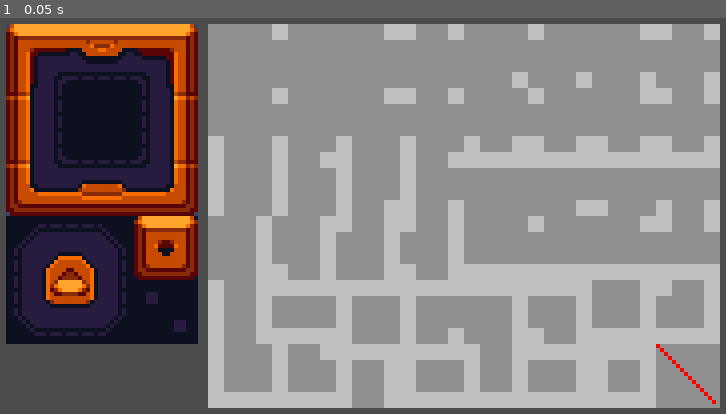
Above: before the commit, frame 1.
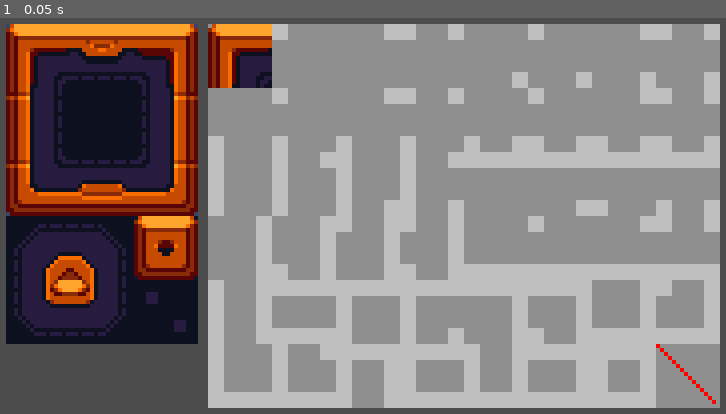
Above: after the commit, the same moment.

Repository: AndyGFX/AGFX_GD3_TilsetBuilder
Game: Godot game, scene res://Main_16x16.tscn
Same seed, same stepped clock (60 frames per second), same inputs: the game is played once before the commit and once after it.
Inputs:
- Up to frame 1 (0.05 s): no input

The runs differ from the first frame. In frame 1, 1.4% of the frame differs, in the area x 28-38%, y 1-18%.

Commit message:
Prepare crate and get tilset result function

Diff:
--- a/Scripts/TilesetBuild_MAIN.gd
+++ b/Scripts/TilesetBuild_MAIN.gd
@@ -5,8 +5,11 @@
 # Called when the node enters the scene tree for the first time.
 func _ready():
 	Builder.SetTileSize(16,16)
-	Builder.SetTexture(get_node("UserInput/SpriteInput").get_texture())
+	Builder.SetInputTexture(get_node("UserInput/SpriteInput").get_texture())
+	Builder.SetOutputTexture(get_node("UserInput/SpriteOutput").get_texture())
 	Builder.Prepare()
+	Builder.Build()
+	get_node("UserInput/SpriteOutput").texture = Builder.GetResult()
 
 	pass # Replace with function body.
 
--- a/Scripts/TilesetBuilder.gd
+++ b/Scripts/TilesetBuilder.gd
@@ -3,7 +3,7 @@
 var tile_width:int  = 16
 var tile_height:int = 16
 var tiles_input_image:Texture = null
-var tileset_output_image:ImageTexture = null
+var tileset_output_image:Texture = null
 var tileset_image : Image = null
 
 var tilset_3x3b = {
@@ -23,9 +23,13 @@
 #--------------------------------------------------------------------
 # SET Input TEXTURE
 #--------------------------------------------------------------------
-func SetTexture(img_in:Texture)->void:
+func SetInputTexture(img_in:Texture)->void:
 	self.tiles_input_image = img_in
 	self.tileset_image = Image.new()
+
+func SetOutputTexture(img_out:Texture)->void:
+	self.tileset_output_image = img_out
+
 
 #--------------------------------------------------------------------
 # Prepare data
@@ -33,11 +37,11 @@
 func Prepare() -> void:
 
 	# create output image
-	self.tileset_output_image = ImageTexture.new()
-	self.tileset_image.create(8*self.tile_width,6*self.tile_height,false,Image.FORMAT_RGBA8)
-
+	#self.tileset_output_image = ImageTexture.new()
+	#self.tileset_image.create(8*self.tile_width,6*self.tile_height,false,Image.FORMAT_RGBA8)
+	self.tileset_image = self.tileset_output_image.get_data()
 	# set output texture from image
-	self.tileset_output_image.create_from_image(self.tileset_image)
+	#self.tileset_output_image.create_from_image(self.tileset_image)
 
 #--------------------------------------------------------------------
 # Decode x or y position
@@ -67,3 +71,20 @@
 		"d" : return Vector2(sub_size.x*1,sub_size.y*1)
 
 	return Vector2(0,0)
+
+#--------------------------------------------------------------------
+# BUILD
+#--------------------------------------------------------------------
+func Build():
+
+	self.tileset_image.blit_rect(self.tiles_input_image.get_data(),Rect2(0,0,16,16),Vector2(0,0))
+	pass
+
+#--------------------------------------------------------------------
+# Tilset RESULT
+#--------------------------------------------------------------------
+func GetResult() -> ImageTexture:
+	var itex = ImageTexture.new()
+	itex.set_storage(ImageTexture.STORAGE_RAW)
+	itex.create_from_image(self.tileset_image,0)
+	return itex
